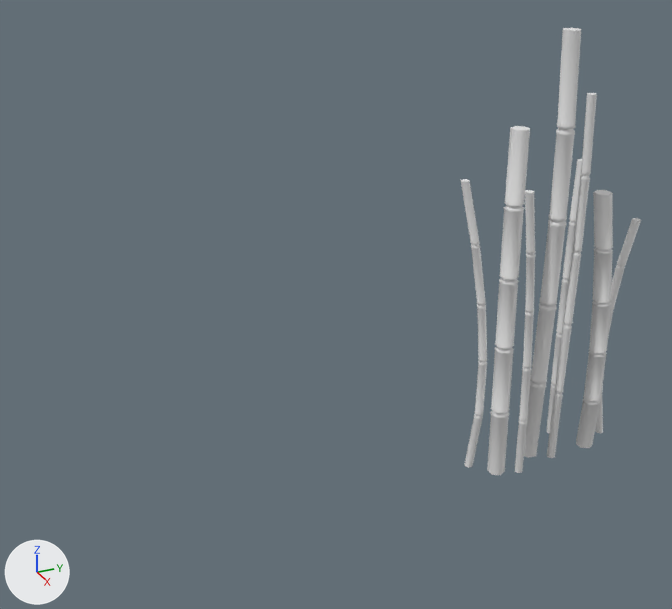
A saved change to the FBX model Assets/Art/3D Assets/Interactuable Objects/Trees/Tree_Model_1x2_Caña_de_Ázucar.FBX.
Both versions are drawn from a 50 mm lens placed at (74.4, 113.0, 62.3), pointed at (-3.5, 148.0, 23.4). The lights are fixed; the arrows at lower left show +X, +Y and +Z. Where no turn or scale is listed for an object, it has been applied to the vertices.

In view in the first picture: 'Caña de bambu 007'.
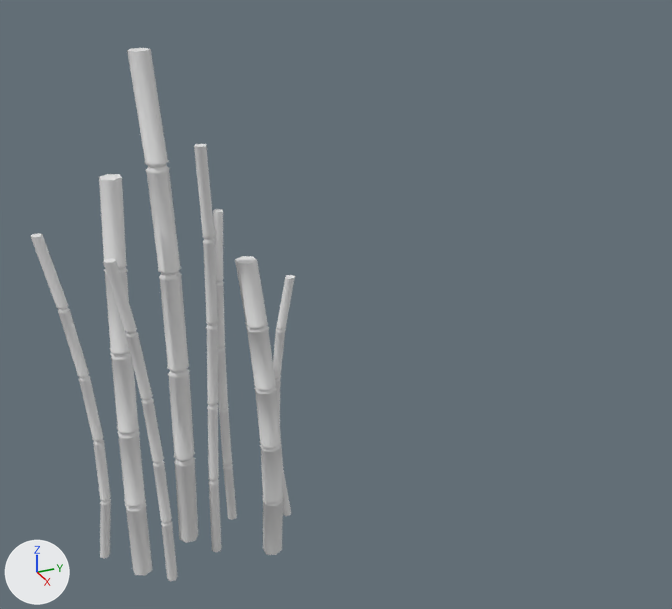
What the commit changed:
me_mesh is used by ob_caña_de_bambu_007; location (-1.8, 172.5, 0.0).
me_mesh had 1248 vertices, 2464 faces and spanned x -3.5..4.4, y -10.6..12.1, z 0.0..49.0.
me_mesh now has 1248 vertices, 2464 faces and spans x -6.3..5.7, y -11.2..12.1, z 0.0..49.0.
me_mesh part 1: the loose piece of 156 vertices spanning x -2.3..0.1, y -10.6..-6.6, z 0.0..34.4 is moved by (-1.4, -0.7, 0.0).
me_mesh part 2: the loose piece of 156 vertices spanning x 2.1..4.4, y -6.7..-2.7, z 0.0..34.4 is moved by (1.3, 0.0, 0.0).
me_mesh part 3: the loose piece of 156 vertices spanning x -0.6..2.4, y 5.1..8.4, z 0.0..31.7 is moved by (2.8, 0.0, 0.0).
me_mesh part 4: the loose piece of 156 vertices spanning x -1.4..0.4, y 9.3..12.1, z 0.0..27.7 is moved by (-0.6, 0.0, 0.0).
me_mesh part 5: 306 of 1248 vertices moved; they spanned x -0.9..2.0, y -1.0..3.3, z 0.0..49.0 and now span x -6.3..5.1, y -1.0..3.3, z 0.0..49.0; mean shift (-0.8, 0.0, 0.0); largest move (-0.8, 0.6, 49.0) -> (-6.2, 0.6, 49.0).
Object 'Caña de bambu 007' (ob_caña_de_bambu_007) moves from (-1.8, 172.5, 0.0) to (-1.8, 131.2, 0.0).

Boxes (x1, y1, x2, y2) around the edits, measured in the pictures (672 x 609 px; the box of a moved part takes in the faces that stretch with it):
'Caña de bambu 007', reshaped, moved (46% wider, 19% taller): before (460, 28, 641, 475); after (30, 48, 295, 581)
part 1 of me_mesh, moved or reshaped: before (460, 179, 487, 468); after (30, 233, 111, 559)
part 2 of me_mesh, moved or reshaped: before (515, 190, 536, 473); after (103, 258, 178, 581)
part 3 of me_mesh, moved or reshaped: before (576, 190, 613, 448); after (235, 256, 284, 555)
part 4 of me_mesh, moved or reshaped: before (595, 218, 641, 433); after (273, 275, 295, 516)
part 5 of me_mesh, moved or reshaped: before (524, 28, 597, 458); after (127, 48, 222, 552)
